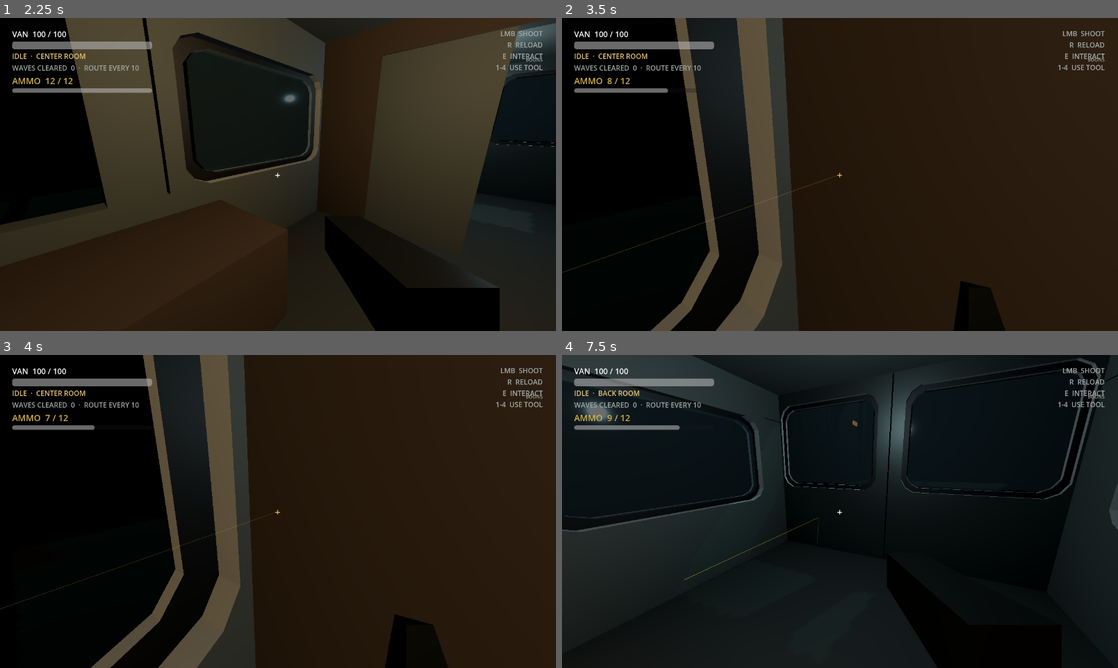
Above: before the commit, frames 1-4 (two rows, left to right).
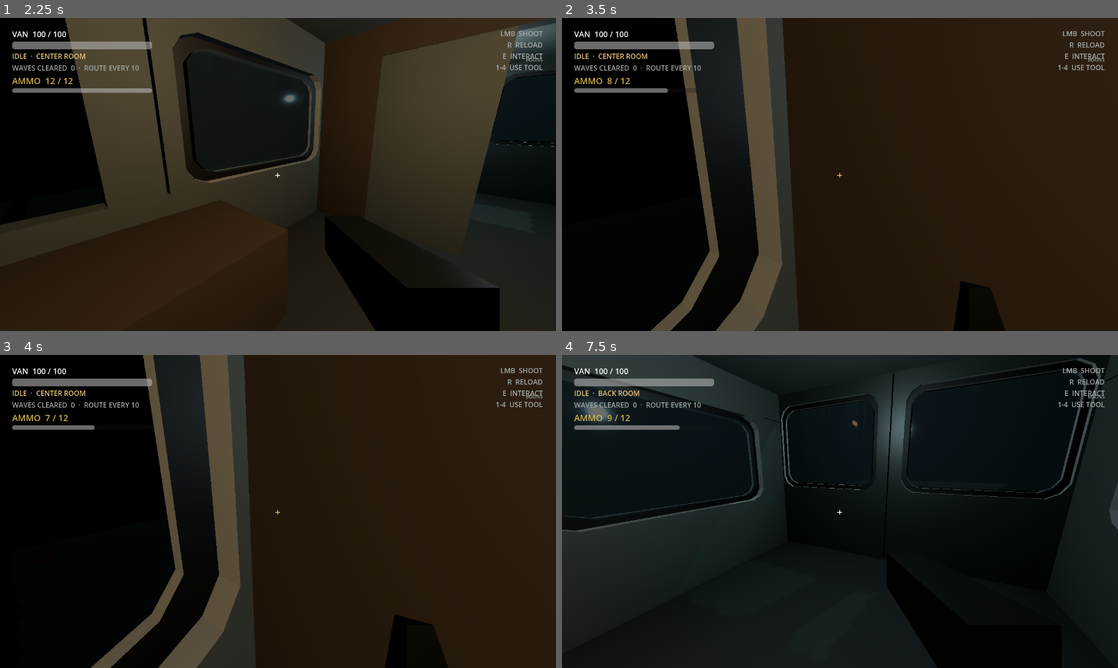
Above: after the commit, the same moments.

Repository: SebastianFreitas/van-gunner
Game: Godot game, scene res://scenes/boot/boot.tscn
Same seed, same stepped clock (60 frames per second), same inputs: the game is played once before the commit and once after it.
Inputs (mouse positions are in pixels of both pictures, inside the frame that each line leads up to):
- Up to frame 1 (2.25 s): tap Enter at 0.5 s; move the mouse to (400, 158) at 0.52 s; press the mouse at (400, 158) at 0.53 s; hold D (move_right) 0.53-1.25 s; release the mouse at (400, 158) at 1.25 s; click "SLOT 1 · NEW RUN" at 1.25 s; tap Space at 2 s; move the mouse to (250, 174) at 2.02 s; hold W (move_forward) from 2.03 s (still down); tap E (interact) at 2.1 s
- Up to frame 2 (3.5 s): keep holding W (move_forward); click (812, 174) at 2.3 s; move the mouse to (851, 168) at 2.77 s; press the mouse at (851, 168) at 2.78 s
- Up to frame 3 (4 s): keep holding W (move_forward); tap Enter at 3.5 s; move the mouse to (272, 517) at 3.52 s; release the mouse at (272, 517) at 3.53 s; tap 1 (use_slot_1) at 3.6 s; click (272, 517) at 3.8 s
- Up to frame 4 (7.5 s): tap Space at 4.25 s; move the mouse to (878, 514) at 4.27 s; hold 2 (use_slot_2) 4.28-5.03 s; click (878, 514) at 4.55 s; tap R (reload) at 4.9 s; move the mouse to (795, 508) at 5.02 s; tap 3 (use_slot_3) at 5.1 s; click (795, 508) at 5.3 s; tap Enter at 5.75 s; move the mouse to (845, 511) at 5.77 s; hold 4 (use_slot_4) 5.78-6.53 s; click (845, 511) at 6.05 s; move the mouse to (817, 505) at 6.52 s; release W (move_forward) at 6.53 s; hold D (move_right) 6.53-7.28 s; tap Tab at 6.6 s; click (817, 505) at 6.8 s; move the mouse to (867, 511) at 7.27 s; press the mouse at (867, 511) at 7.28 s; hold W (move_forward) from 7.28 s (still down)

Frame 1 is identical in both runs. In frame 2, less than 0.1% of the frame differs, in the area x 0-50%, y 50-82%; in frame 3, less than 0.1%; in frame 4, less than 0.1%.

Commit message:
Fix bullet trails drifting backward by parenting shots to the van frame.
Co-authored-by: Cursor <cursoragent@cursor.com>

Diff:
--- a/scripts/combat/bullet_trail.gd
+++ b/scripts/combat/bullet_trail.gd
@@ -4,6 +4,9 @@
 const MAX_POINTS := 28
 const FADE_SECONDS := 0.45
 
+## When set, points are stored in this node's local space (usually VanRig) so the
+## trail rides with the van instead of drifting backward in world space.
+var _motion_frame: Node3D
 var _points: PackedVector3Array = PackedVector3Array()
 var _fade_alpha := 1.0
 var _base_color := Color(1.0, 0.86, 0.28, 1.0)
@@ -30,6 +33,10 @@
 	_rebuild()
 
 
+func set_motion_frame(frame: Node3D) -> void:
+	_motion_frame = frame
+
+
 func _ready() -> void:
 	mesh = ImmediateMesh.new()
 	cast_shadow = GeometryInstance3D.SHADOW_CASTING_SETTING_OFF
@@ -52,7 +59,7 @@
 
 
 func add_point(world_position: Vector3) -> void:
-	_points.append(world_position)
+	_points.append(_to_storage(world_position))
 	if _points.size() > MAX_POINTS:
 		_points = _points.slice(_points.size() - MAX_POINTS)
 	_rebuild()
@@ -61,10 +68,10 @@
 ## Replace the last overshoot point with the surface contact, then add the exit point.
 func set_bounce_vertex(contact: Vector3, exit: Vector3) -> void:
 	if _points.is_empty():
-		_points.append(contact)
+		_points.append(_to_storage(contact))
 	else:
-		_points[_points.size() - 1] = contact
-	_points.append(exit)
+		_points[_points.size() - 1] = _to_storage(contact)
+	_points.append(_to_storage(exit))
 	if _points.size() > MAX_POINTS:
 		_points = _points.slice(_points.size() - MAX_POINTS)
 	_rebuild()
@@ -77,10 +84,18 @@
 	var scene := get_tree().current_scene
 	if not scene or not get_parent():
 		return
+	# Bake into world space before leaving the van frame.
+	var world_points := PackedVector3Array()
+	for p in _points:
+		world_points.append(_from_storage(p))
+	_motion_frame = null
 	var world_xform := global_transform
 	get_parent().remove_child(self)
 	scene.add_child(self)
 	global_transform = world_xform
+	_points = PackedVector3Array()
+	for wp in world_points:
+		_points.append(to_local(wp))
 	_fade_alpha = 1.0
 	_rebuild()
 	var tween := create_tween()
@@ -91,6 +106,18 @@
 func _set_fade_alpha(alpha: float) -> void:
 	_fade_alpha = alpha
 	_rebuild()
+
+
+func _to_storage(world_position: Vector3) -> Vector3:
+	if _motion_frame and is_instance_valid(_motion_frame):
+		return _motion_frame.to_local(world_position)
+	return world_position
+
+
+func _from_storage(stored: Vector3) -> Vector3:
+	if _motion_frame and is_instance_valid(_motion_frame):
+		return _motion_frame.to_global(stored)
+	return stored
 
 
 func _rebuild() -> void:
@@ -104,5 +131,5 @@
 		var color := _base_color
 		color.a = lerpf(0.15, 1.0, t) * _fade_alpha
 		immediate.surface_set_color(color)
-		immediate.surface_add_vertex(to_local(_points[i]))
+		immediate.surface_add_vertex(to_local(_from_storage(_points[i])))
 	immediate.surface_end()
--- a/scripts/combat/bullet_visual.gd
+++ b/scripts/combat/bullet_visual.gd
@@ -1,20 +1,21 @@
 class_name BulletVisual
 extends Node3D
 
-## Cosmetic bullet mesh + trail. Starts at the gun muzzle and blends onto the
-## logical projectile path so hits can come from the camera without the tracer
-## teleporting sideways off the barrel.
+## Cosmetic bullet mesh + trail. Starts at the gun muzzle and flies on a frozen
+## ballistic path captured at fire time — never re-reads the player/gun after that.
+## Parent under the van so travel motion carries the tracer; trails use van-local storage.
 
 const BULLET_VISUAL_SCALE := 0.28
 const TRAIL_FADE_SECONDS := 0.45
-## Softly blend from the muzzle-offset path onto the true path over this distance.
-const CONVERGENCE_METERS := 4.0
 
 var _velocity := Vector3.ZERO
+var _gravity_scale := 1.0
+var _gravity: float = ProjectSettings.get_setting("physics/3d/default_gravity", 9.8)
 var _muzzle_origin := Vector3.ZERO
-var _logical_origin := Vector3.ZERO
 var _travelled := 0.0
-var _locked_to_logical := false
+## After a bounce/impact, stick to the logical projectile instead of self-flying.
+var _follow_logical := false
+var _motion_frame: Node3D
 var _bullet_mesh: MeshInstance3D
 var _trail_line: MeshInstance3D
 
@@ -22,38 +23,60 @@
 func setup(
 	origin: Vector3,
 	velocity: Vector3,
-	_gravity_scale: float,
+	gravity_scale: float,
 	info: DamageInfo,
 	stats: GunStats,
-	logical_origin := origin
+	logical_origin := origin,
+	motion_frame: Node3D = null
 ) -> void:
+	_motion_frame = motion_frame
 	_muzzle_origin = origin
-	_logical_origin = logical_origin
 	_travelled = 0.0
-	_locked_to_logical = _muzzle_origin.is_equal_approx(_logical_origin)
+	_gravity_scale = gravity_scale
 	global_position = origin
 	_velocity = velocity
+	# No muzzle offset — just ride the logical projectile.
+	_follow_logical = origin.is_equal_approx(logical_origin)
+	set_physics_process(not _follow_logical)
 	_ensure_nodes()
 	_apply_size(stats.bullet_size)
 	_apply_trail_color(info)
 	if _trail_line and _trail_line.has_method("clear_points"):
 		_trail_line.call("clear_points")
+	if _trail_line and _trail_line.has_method("set_motion_frame"):
+		_trail_line.call("set_motion_frame", _motion_frame)
 	if _bullet_mesh:
 		_bullet_mesh.show()
+	_update_trail(_muzzle_origin)
+	_orient_to_velocity()
 	show()
 
 
+func _physics_process(delta: float) -> void:
+	if _follow_logical:
+		return
+	_velocity.y -= _gravity * _gravity_scale * delta
+	var step := _velocity * delta
+	global_position += step
+	_travelled += step.length()
+	_update_trail(global_position)
+	_orient_to_velocity()
+
+
+## Keep the tracer glued to the logical bullet (post-bounce / end of life).
 func sync_to(logical_position: Vector3, velocity: Vector3) -> void:
+	if not _follow_logical:
+		return
 	_velocity = velocity
-	_travelled = _logical_origin.distance_to(logical_position)
-	global_position = _blended_position(logical_position)
-	_update_trail(global_position)
+	global_position = logical_position
+	_update_trail(logical_position)
 	_orient_to_velocity()
 
 
 ## Hard-lock onto the logical bullet (impact / end of life).
 func snap_to(logical_position: Vector3, velocity: Vector3) -> void:
-	_locked_to_logical = true
+	_follow_logical = true
+	set_physics_process(false)
 	_velocity = velocity
 	global_position = logical_position
 	_update_trail(logical_position)
@@ -61,7 +84,9 @@
 
 
 func on_bounce(contact: Vector3, exit: Vector3, velocity: Vector3) -> void:
-	_locked_to_logical = true
+	# After a ricochet, follow the authoritative logical path so trails stay consistent.
+	_follow_logical = true
+	set_physics_process(false)
 	_velocity = velocity
 	global_position = exit
 	if _trail_line and _trail_line.has_method("set_bounce_vertex"):
@@ -70,6 +95,7 @@
 
 
 func fade_out() -> void:
+	set_physics_process(false)
 	if _bullet_mesh:
 		_bullet_mesh.hide()
 	if _trail_line and _trail_line.has_method("detach_and_fade"):
@@ -78,24 +104,9 @@
 	queue_free()
 
 
-func _blended_position(logical_position: Vector3) -> Vector3:
-	if _locked_to_logical:
-		return logical_position
-	var offset := _muzzle_origin - _logical_origin
-	if offset.length_squared() < 0.0001:
-		return logical_position
-	var parallel := logical_position + offset
-	var t := clampf(_travelled / CONVERGENCE_METERS, 0.0, 1.0)
-	t = t * t * (3.0 - 2.0 * t)
-	return parallel.lerp(logical_position, t)
-
-
 func _update_trail(world_position: Vector3) -> void:
 	if not _trail_line or not _trail_line.has_method("add_point"):
 		return
-	# Seed the trail at the muzzle once so it reads as leaving the gun.
-	if _travelled <= 0.001:
-		_trail_line.call("add_point", _muzzle_origin)
 	_trail_line.call("add_point", world_position)
 
 
--- a/scripts/combat/gun_controller.gd
+++ b/scripts/combat/gun_controller.gd
@@ -56,8 +56,8 @@
 	if direction.length_squared() < 0.0001:
 		direction = -camera.global_basis.z
 
-	var van_velocity := _get_van_velocity()
-	var projectile := _spawn_projectile(origin, direction, stats, van_velocity, muzzle)
+	# Van parenting carries travel motion; don't bake van velocity into the shot.
+	var projectile := _spawn_projectile(origin, direction, stats, Vector3.ZERO, muzzle, aim)
 	var player := _get_player()
 	var traits := BoonTraits.find_on(player)
 	if traits:
@@ -68,7 +68,7 @@
 			stats,
 			player as CollisionObject3D,
 			traits,
-			van_velocity
+			Vector3.ZERO
 		)
 	_track_projectile_feedback(projectile)
 	_current_ammo -= 1
@@ -169,8 +169,9 @@
 	origin: Vector3,
 	direction: Vector3,
 	stats: GunStats,
-	van_velocity: Vector3,
-	visual_origin: Vector3
+	inherited_velocity: Vector3,
+	visual_origin: Vector3,
+	aim_point: Vector3
 ) -> Projectile:
 	var shooter := _get_player() as CollisionObject3D
 	return BoonCombat.spawn_projectile(
@@ -180,15 +181,9 @@
 		stats,
 		shooter,
 		visual_origin,
-		van_velocity
-	)
-
-
-func _get_van_velocity() -> Vector3:
-	var travel := get_tree().get_first_node_in_group(&"travel_controller") as TravelController
-	if travel:
-		return travel.get_van_velocity()
-	return Vector3.ZERO
+		inherited_velocity,
+		aim_point
+	)
 
 
 func _start_reload() -> void:
--- a/scripts/combat/projectile.gd
+++ b/scripts/combat/projectile.gd
@@ -44,7 +44,8 @@
 	info: DamageInfo,
 	shooter: CollisionObject3D,
 	visual_origin = null,
-	inherited_velocity: Vector3 = Vector3.ZERO
+	inherited_velocity: Vector3 = Vector3.ZERO,
+	aim_point = null
 ) -> void:
 	_pooled = false
 	_despawning = false
@@ -52,7 +53,10 @@
 	_has_hit = false
 	_bounce_count = 0
 	_distance_travelled = 0.0
-	velocity = direction.normalized() * stats.bullet_speed + inherited_velocity
+	var aim_dir := direction.normalized()
+	# Van-parented shots ride the van transform — only bake extra inherited motion
+	# (e.g. player strafe) here, never continuous van travel velocity.
+	velocity = aim_dir * stats.bullet_speed + inherited_velocity
 	gravity_scale = stats.bullet_weight
 	damage_info = info
 	owner_rid = RID()
@@ -70,7 +74,7 @@
 	if visual_origin is Vector3:
 		cosmetic_origin = visual_origin as Vector3
 	_visual_origin = cosmetic_origin
-	_spawn_visual(_visual_origin, info, stats)
+	_spawn_visual(_visual_origin, info, stats, aim_point, inherited_velocity, aim_dir)
 	_hide_self_visuals()
 	show()
 
@@ -269,13 +273,29 @@
 	_visual.sync_to(global_position, velocity)
 
 
-func _spawn_visual(origin: Vector3, info: DamageInfo, stats: GunStats) -> void:
+func _spawn_visual(
+	origin: Vector3,
+	info: DamageInfo,
+	stats: GunStats,
+	aim_point = null,
+	inherited_velocity: Vector3 = Vector3.ZERO,
+	aim_dir: Vector3 = Vector3.FORWARD
+) -> void:
 	var parent := get_parent()
 	if not parent:
 		return
+	# Tracer flies muzzle → aim on its own frozen velocity (no mid-flight course correction).
+	var visual_velocity := velocity
+	if aim_point is Vector3:
+		var to_aim := (aim_point as Vector3) - origin
+		if to_aim.length_squared() > 0.0001:
+			visual_velocity = to_aim.normalized() * stats.bullet_speed + inherited_velocity
+		elif aim_dir.length_squared() > 0.0001:
+			visual_velocity = aim_dir.normalized() * stats.bullet_speed + inherited_velocity
 	_visual = BulletVisual.new()
 	parent.add_child(_visual)
-	_visual.setup(origin, velocity, gravity_scale, info, stats, global_position)
+	var motion_frame := parent as Node3D
+	_visual.setup(origin, visual_velocity, gravity_scale, info, stats, global_position, motion_frame)
 
 
 func _clear_visual() -> void:
--- a/scripts/combat/projectile_pool.gd
+++ b/scripts/combat/projectile_pool.gd
@@ -28,7 +28,8 @@
 	info: DamageInfo,
 	shooter: CollisionObject3D,
 	visual_origin = null,
-	inherited_velocity: Vector3 = Vector3.ZERO
+	inherited_velocity: Vector3 = Vector3.ZERO,
+	aim_point = null
 ) -> Projectile:
 	var projectile: Projectile = null
 	while not _pool.is_empty():
@@ -43,7 +44,7 @@
 		projectile.reparent(spawn_parent)
 
 	projectile.global_position = origin
-	projectile.setup(direction, stats, info, shooter, visual_origin, inherited_velocity)
+	projectile.setup(direction, stats, info, shooter, visual_origin, inherited_velocity, aim_point)
 	return projectile
 
 
--- a/scripts/player/boon_combat.gd
+++ b/scripts/player/boon_combat.gd
@@ -174,10 +174,16 @@
 	stats: GunStats,
 	shooter: CollisionObject3D,
 	visual_origin = null,
-	inherited_velocity: Vector3 = Vector3.ZERO
+	inherited_velocity: Vector3 = Vector3.ZERO,
+	aim_point = null
 ) -> Projectile:
 	var info := DamageInfo.create(stats.damage_per_shot, stats.damage_type, shooter)
-	var spawn_parent := tree.current_scene if tree.current_scene else tree.root
+	var spawn_parent := _resolve_projectile_parent(tree, shooter)
+	# Parenting under the van already carries travel motion — don't also bake van velocity
+	# or shots/trails drift backward relative to the cabin.
+	var extra_velocity := inherited_velocity
+	if spawn_parent != null and spawn_parent != tree.current_scene:
+		extra_velocity = Vector3.ZERO
 	return ProjectilePool.acquire(
 		spawn_parent,
 		origin,
@@ -186,8 +192,22 @@
 		info,
 		shooter,
 		visual_origin,
-		inherited_velocity
+		extra_velocity,
+		aim_point
 	)
+
+
+## Prefer VanRig so bullets/trails share the van's moving frame.
+static func _resolve_projectile_parent(tree: SceneTree, shooter: CollisionObject3D) -> Node:
+	var travel := tree.get_first_node_in_group(&"travel_controller") as TravelController
+	if travel and travel.van_rig:
+		return travel.van_rig
+	var node: Node = shooter
+	while node:
+		if node.name == &"VanRig" or str(node.name) == "VanRig":
+			return node
+		node = node.get_parent()
+	return tree.current_scene if tree.current_scene else tree.root
 
 
 static func spawn_radial_cold_projectiles(
